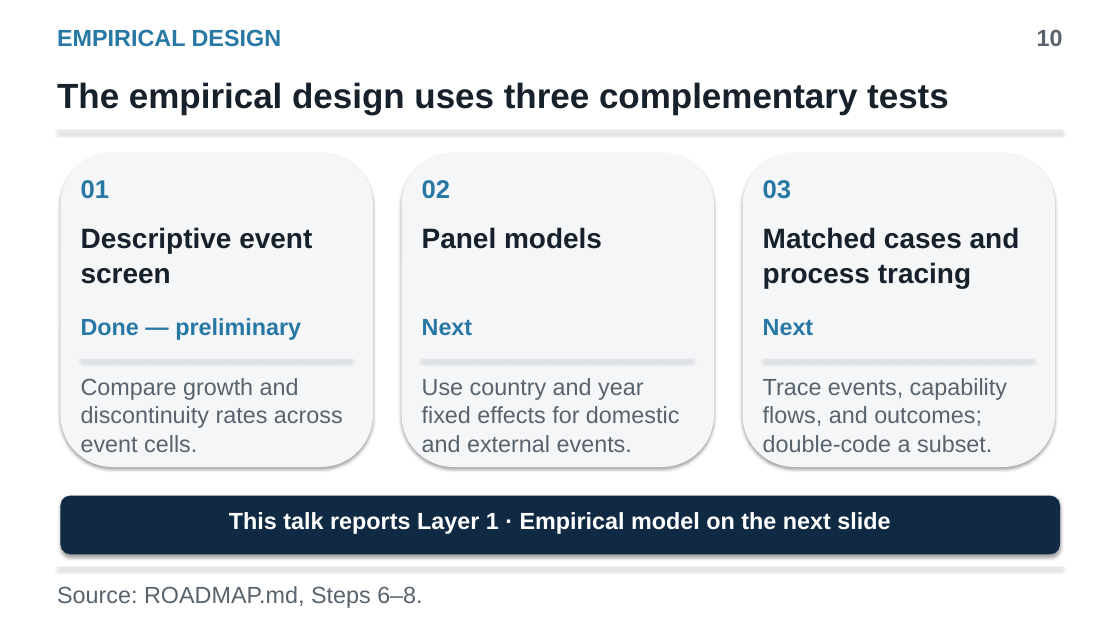
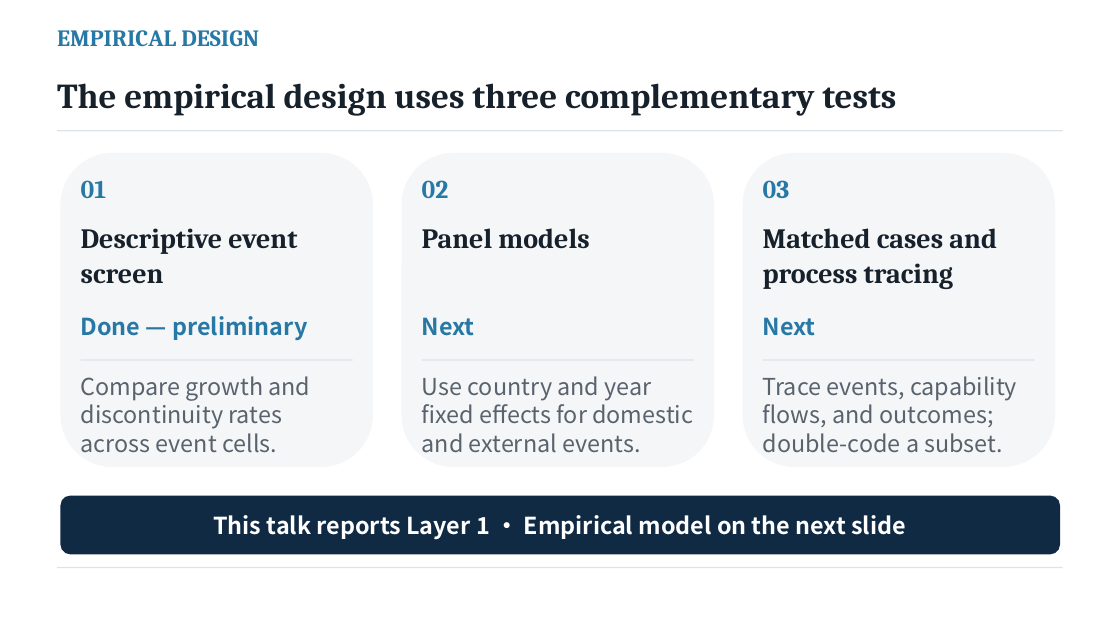
Before and after one commit to yuseicarlos2560/Economic-Development-through-Political-Materialism, a slide deck: slide 11 of presentations/thesis_introduction.pptx (slide 10 before the commit). Drawn at 1120x630 pixels with LibreOffice and Linux fonts; fonts in the diff are those of the drawing. Boxes give left, top, right and bottom in pixels: in the first picture for what was removed or moved away, otherwise in the second. Text is boxed around its words. In the diff, an @@ line names an element or a change of style, - is before the commit and + after.

```diff
--- a/presentations/thesis_introduction.pptx
+++ b/presentations/thesis_introduction.pptx
@@ text removed at [1037,29,1063,46] @@
-10
@@ font Arial to Cambria in 8 elements at [57,30,259,47], [57,83,896,115], [81,180,106,198], [422,180,449,198], [763,180,790,198], [81,228,297,284], [763,228,997,289], [422,228,589,249] @@
@@ font Arial to Noto Sans CJK SC in 7 elements at [81,376,311,453], [422,376,693,453], [763,376,1017,453], [213,515,906,540], [81,316,307,340], [422,317,475,336], [763,317,816,336] @@
@@ shadow off in 9 elements at [57,130,1063,131], [60,153,373,467], [81,360,353,360], [402,153,714,467], [422,360,694,360], [743,153,1055,467], [763,360,1035,360], [60,496,1060,555], [57,567,1063,568] @@
@@ text removed at [57,586,422,608] @@
-Source: ROADMAP.md, Steps 6–8.
```
Also in this commit, not shown: 16 other slides changed, 2 slides added, 1 other file.
